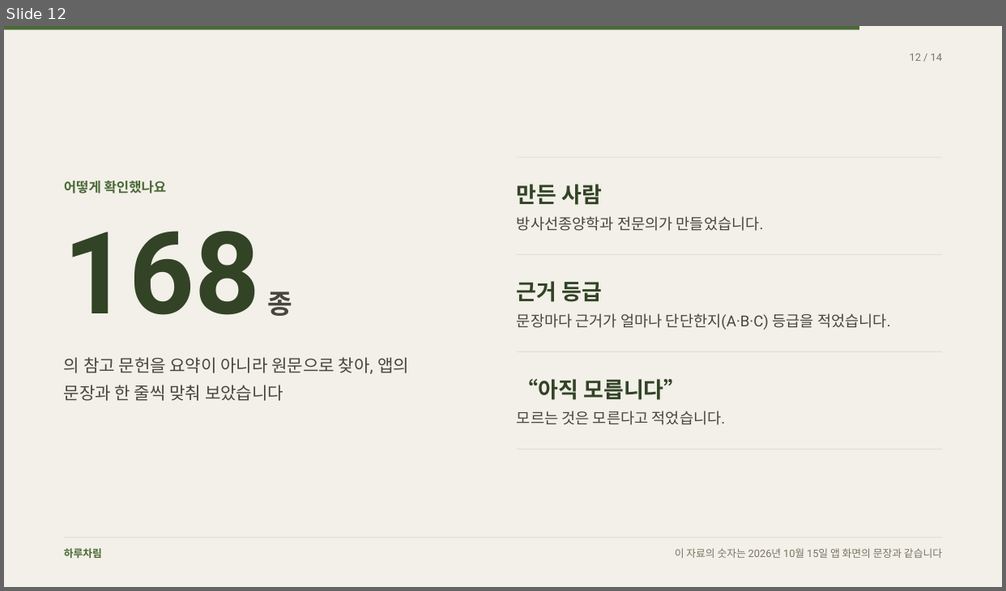
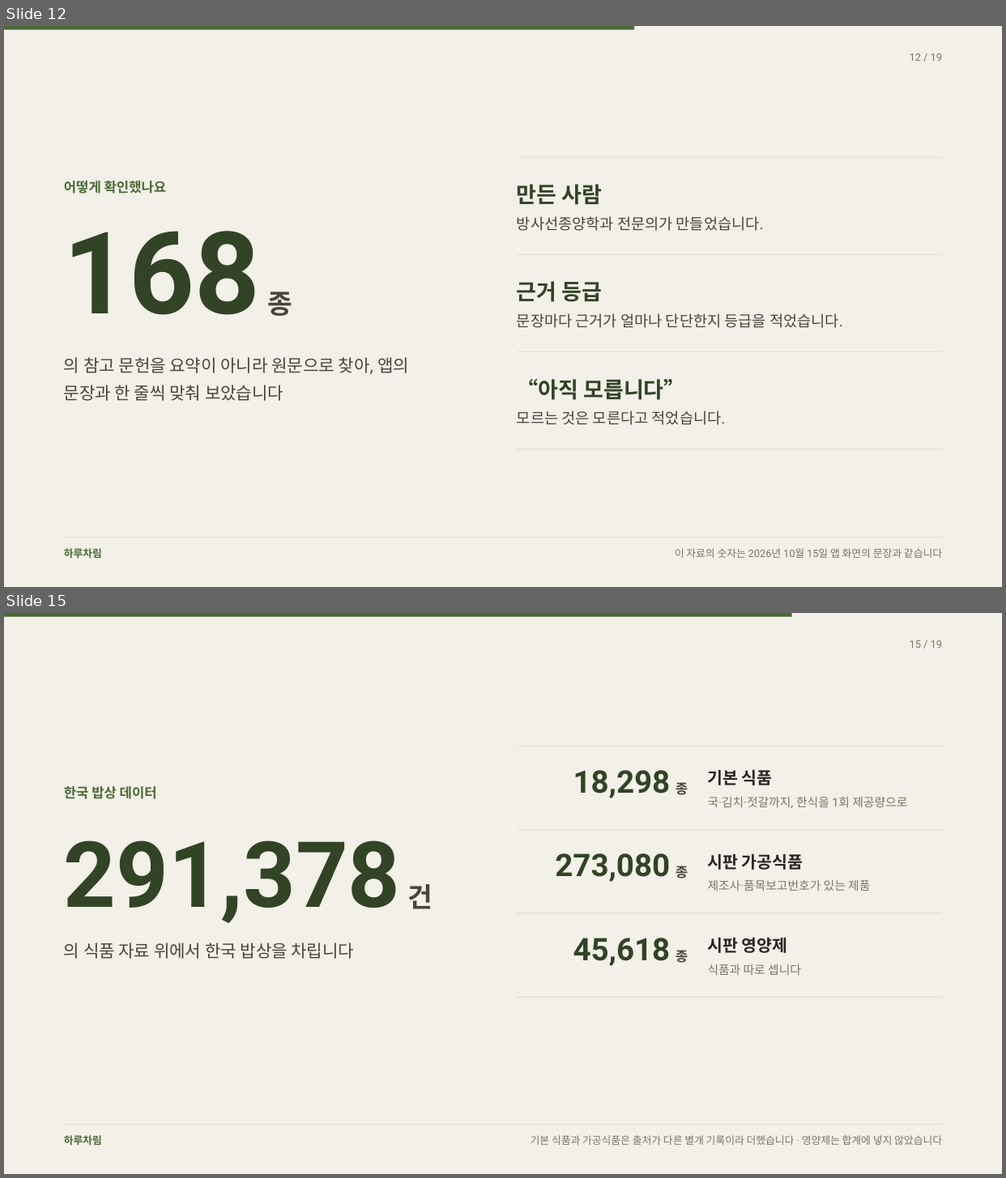
Before and after one commit to rohkwangwon-lang/harucharim-app, a slide deck: docs/홍보/하루차림-환자-발표.pptx. Shown one above the other, each under a label of ours: slide 12 before the commit, slides 12 and 15 after it; the slides between them are not shown. The pictures are 1006x591 and 1006x1178 pixels, drawn with LibreOffice and Linux fonts; fonts in the diff are those of the drawing. Boxes give left, top, right and bottom in pixels: in the first picture for what was removed or moved away, otherwise in the second. Text is boxed around its words. In the diff, an @@ line names an element or a change of style, - is before the commit and + after.

```diff
--- a/docs/홍보/하루차림-환자-발표.pptx
+++ b/docs/홍보/하루차림-환자-발표.pptx
@@ slide 15 added at (4, 613, 1002, 1174), background #F2F0E8 @@
@@ rectangle added at (4, 613, 792, 617), fill #4B6936 @@
@@ text added at (910, 641, 942, 648), 10 pt, text #7A7566 @@
+15 / 19
@@ rectangle added at (517, 746, 942, 747), fill #E2DFD3 @@
@@ text added at (573, 770, 671, 798), 30 pt, text #324326, bold @@
+18,298
@@ text added at (708, 770, 773, 786), 16 pt, text #282621, bold @@
+기본 식품
@@ text added at (64, 786, 157, 799), 13 pt, text #4B6936, bold @@
+한국 밥상 데이터
@@ text added at (675, 783, 688, 795), 13 pt, text #48453C, bold @@
+종
@@ text added at (708, 797, 907, 808), 11.5 pt, text #7A7566 @@
+국·김치·젓갈까지, 한식을 1회 제공량으로
@@ rectangle added at (517, 829, 942, 830), fill #E2DFD3 @@
@@ text added at (64, 841, 432, 923), 88 pt, text #324326, bold @@
+291,378 건
@@ text added at (555, 854, 670, 882), 30 pt, text #324326, bold @@
+273,080
@@ text added at (708, 854, 803, 870), 16 pt, text #282621, bold @@
+시판 가공식품
@@ text added at (675, 867, 688, 879), 13 pt, text #48453C, bold @@
+종
@@ text added at (708, 880, 870, 891), 11.5 pt, text #7A7566 @@
+제조사·품목보고번호가 있는 제품
@@ rectangle added at (517, 914, 942, 914), fill #E2DFD3 @@
@@ text added at (64, 943, 355, 959), 16.5 pt, text #48453C @@
+의 식품 자료 위에서 한국 밥상을 차립니다
@@ text added at (573, 938, 671, 966), 30 pt, text #324326, bold @@
+45,618
@@ text added at (675, 951, 688, 963), 13 pt, text #48453C, bold @@
+종
@@ text added at (708, 937, 788, 953), 16 pt, text #282621, bold @@
+시판 영양제
@@ text added at (708, 965, 801, 975), 11.5 pt, text #7A7566 @@
+식품과 따로 셉니다
@@ rectangle added at (517, 997, 942, 998), fill #E2DFD3 @@
@@ rectangle added at (64, 1124, 942, 1125), fill #E2DFD3 @@
@@ text added at (64, 1135, 102, 1145), 10 pt, text #4B6936, bold @@
+하루차림
@@ text added at (530, 1135, 942, 1145), 10 pt, text #7A7566 @@
+기본 식품과 가공식품은 출처가 다른 별개 기록이라 더했습니다 · 영양제는 합계에 넣지 않았습니다
@@ slide 12 changed as well @@
@@ rectangle: place and size @@
-rectangle at (4, 26, 859, 30)
+rectangle at (4, 26, 634, 30)
@@ text at (910, 54, 942, 61): text changed @@
-12 / 14
+12 / 19
@@ text at (517, 314, 843, 328): text changed @@
-문장마다 근거가 얼마나 단단한지(A·B·C) 등급을 적었습니다.
+문장마다 근거가 얼마나 단단한지 등급을 적었습니다.
```
Also in this commit, not shown: 13 other slides changed, 4 other slides added, 7 other files.
